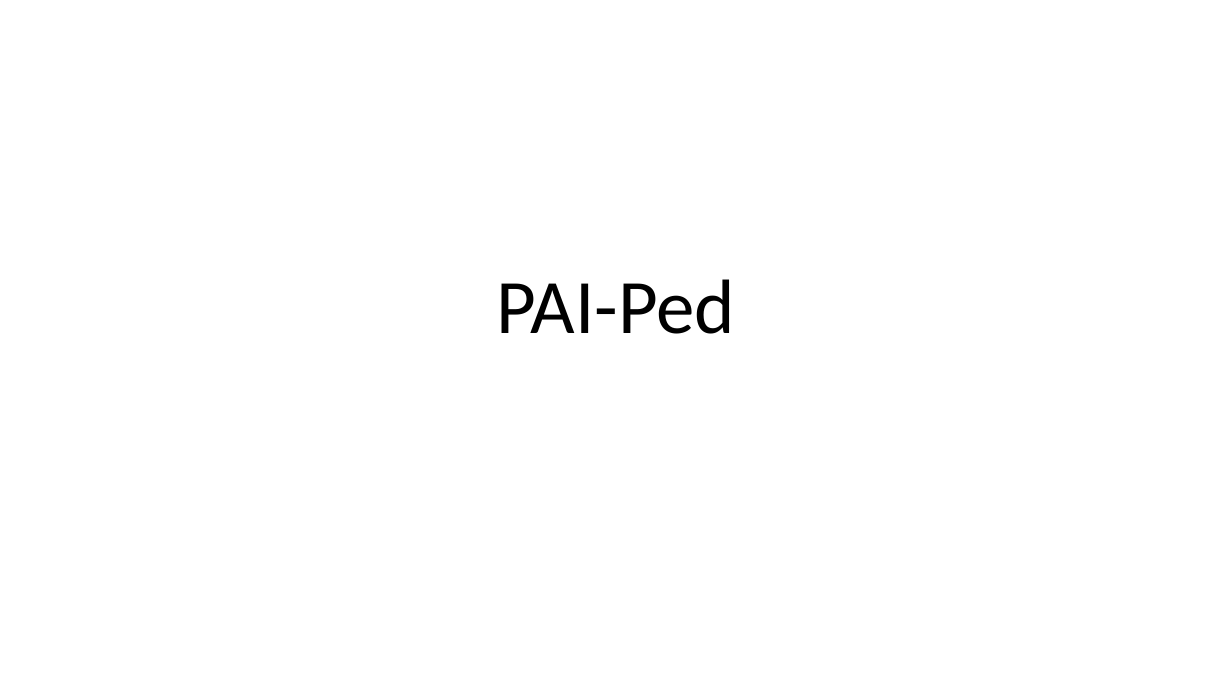
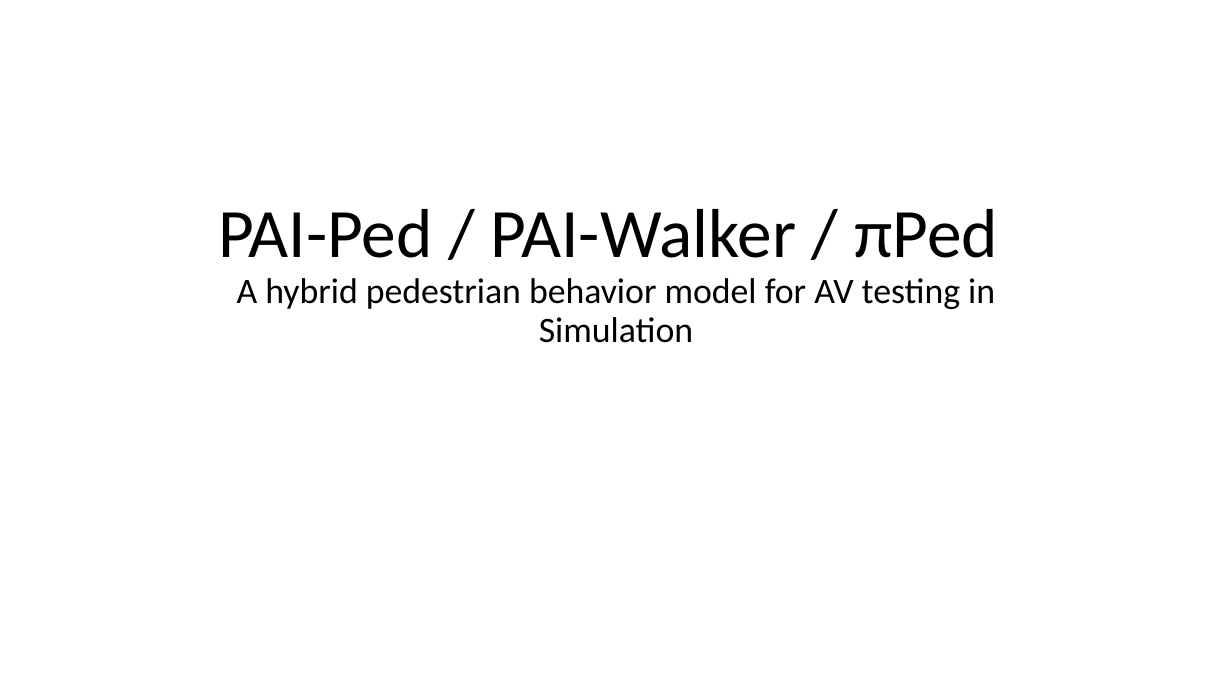
Before and after one commit to adhocmaster/carla-jaywalker-experiments, a slide deck: slide 1 of docs/PAI-Ped.pptx. Drawn at 1232x693 pixels with LibreOffice and Linux fonts; fonts in the diff are those of the drawing. Boxes give left, top, right and bottom in pixels: in the first picture for what was removed or moved away, otherwise in the second. Text is boxed around its words. In the diff, an @@ line names an element or a change of style, - is before the commit and + after.

```diff
--- a/docs/PAI-Ped.pptx
+++ b/docs/PAI-Ped.pptx
@@ title at box(218, 209, 999, 343): text changed; size 60 to 27.9 pt @@
-PAI-Ped
+PAI-Ped / PAI-Walker / πPed
+A hybrid pedestrian behavior model for AV testing in Simulation
```
Also in this commit, not shown: 2 other slides changed, 1 slide added, 1 slide removed, 4 other files.
